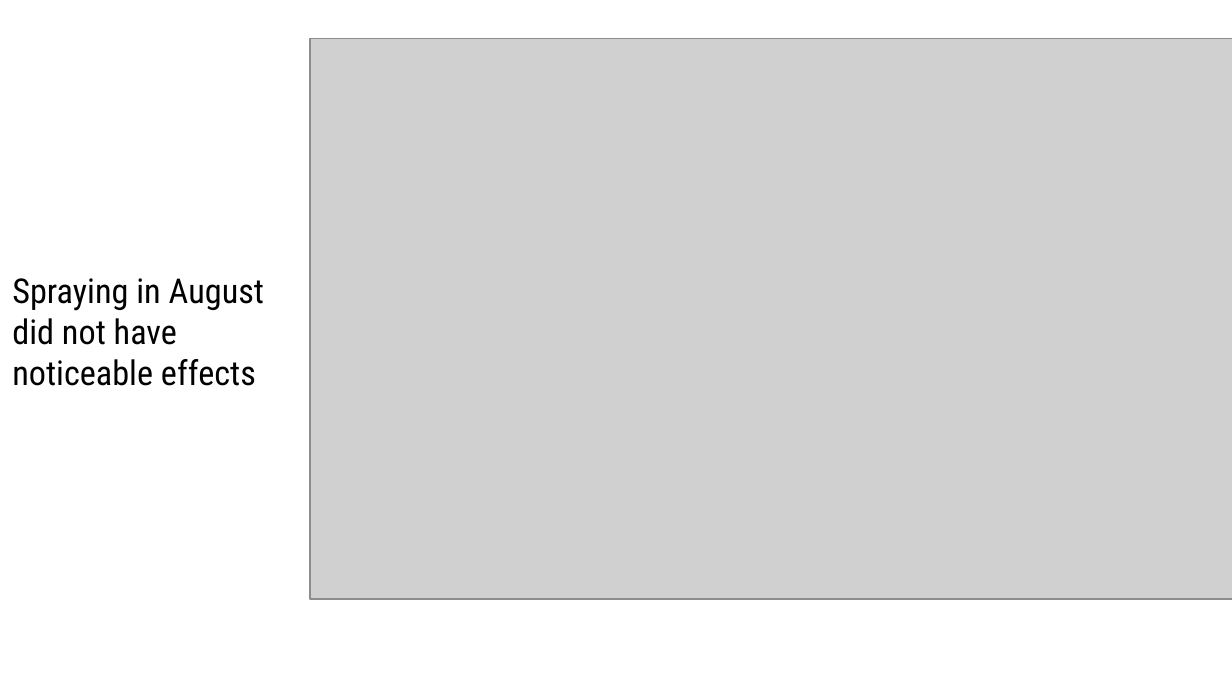
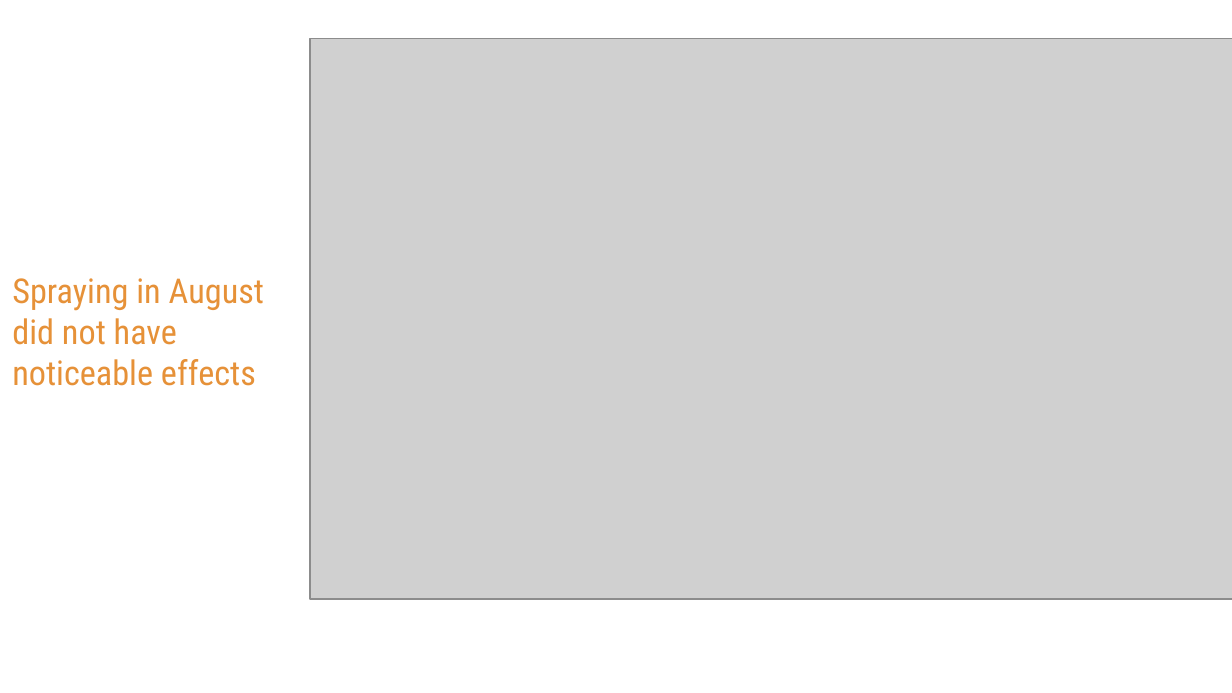
Before and after one commit to zzeniale/West-Nile-Virus-prediction, a slide deck: slide 14 of group_presentation.pptx. Drawn at 1232x693 pixels with LibreOffice and Linux fonts; fonts in the diff are those of the drawing; grey boxes stand for pictures. Boxes give left, top, right and bottom in pixels: in the first picture for what was removed or moved away, otherwise in the second. Text is boxed around its words. In the diff, an @@ line names an element or a change of style, - is before the commit and + after.

```diff
--- a/group_presentation.pptx
+++ b/group_presentation.pptx
@@ title "Spraying in August did not ..." at (x1=12, y1=278, x2=264, y2=386): text colour #000000 to #E69138 @@
```
Also in this commit, not shown: 11 other slides changed, 3 slides added, 3 slides removed.
